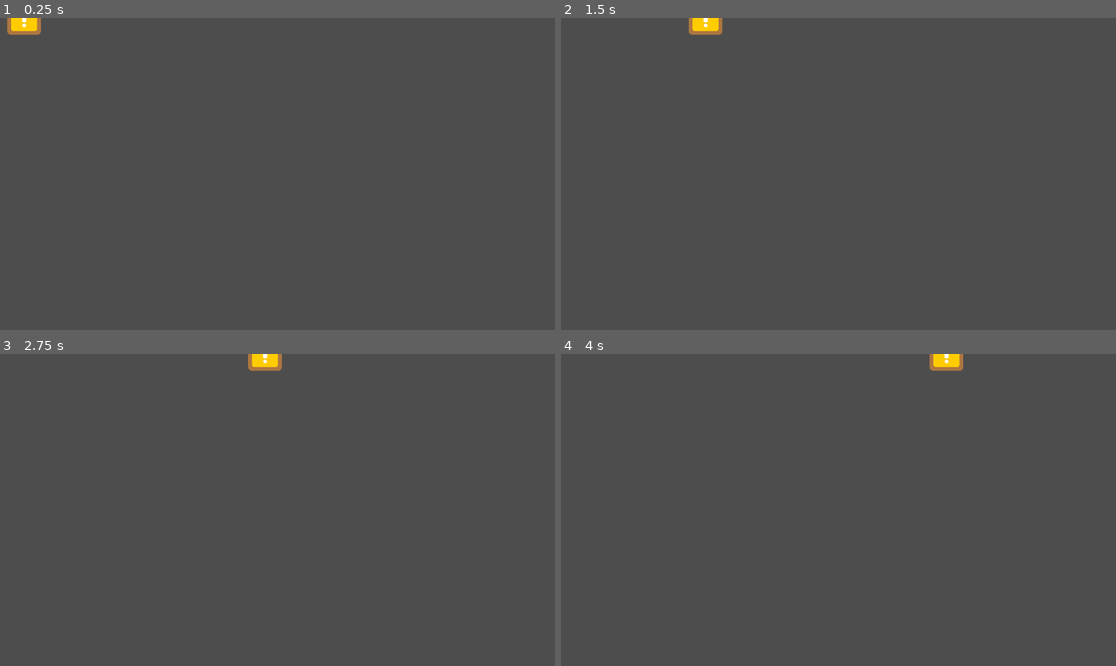
Above: before the commit, frames 1-4 (two rows, left to right).
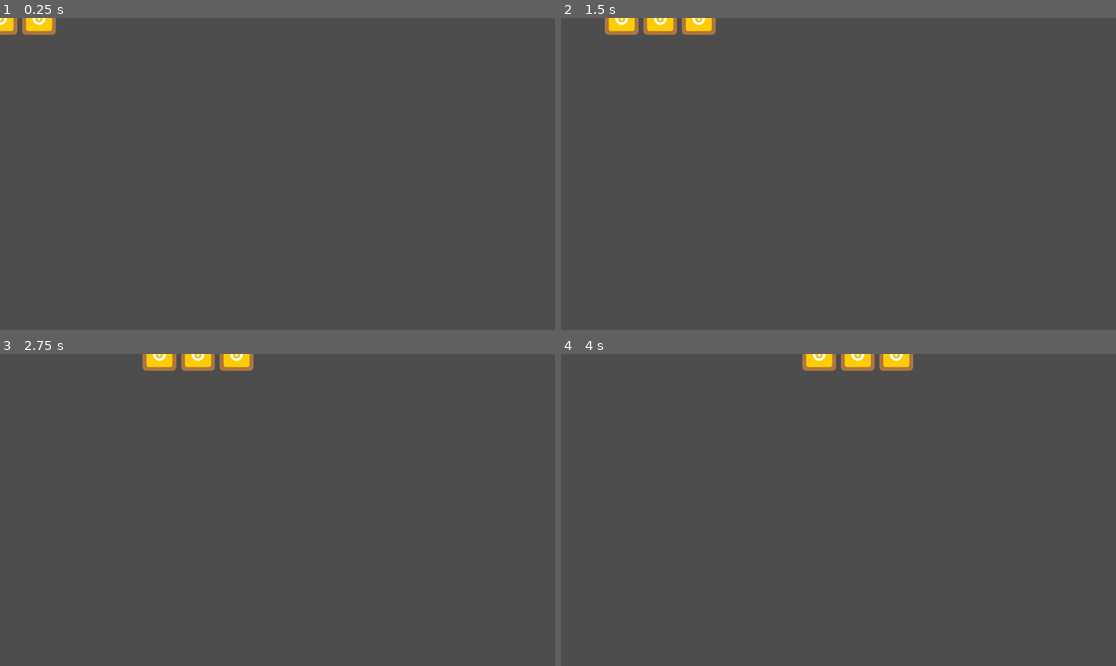
Above: after the commit, the same moments.

Repository: JanBat/GodotSandboxFun
Game: Godot game, scene res://snake.tscn
Two runs of this game, one before a commit and one after it. Both use one fixed random seed, a clock stepped at 60 frames per second and the inputs below. Before the commit the project has no main scene; this scene is started directly in both runs.
Inputs:
- Up to frame 1 (0.25 s): no input
- Up to frame 2 (1.5 s): hold Right (steer_right) 0.53-1.28 s; tap Up (keep_going_straight) at 0.6, 1.35 s; hold Left (steer_left) from 1.28 s (still down)
- Up to frame 3 (2.75 s): release Left (steer_left) at 2.03 s; hold Right (steer_right) from 2.03 s (still down); tap Up (keep_going_straight) at 2.1 s
- Up to frame 4 (4 s): tap Up (keep_going_straight) at 2.85, 3.6 s; release Right (steer_right) at 3.53 s; hold Left (steer_left) from 3.53 s (still down)

The runs differ from the first frame. In frame 1, 0.4% of the frame differs, in the area x 0-11%, y 0-6%; in frame 2, 0.9%; in frame 3, 1.2%; in frame 4, 1.3%, in the area x 43-73%, y 0-6%.

Commit message:
basic segments follow each other now

Diff:
--- /dev/null
+++ b/SnakeBodySegment.gd
@@ -0,0 +1,19 @@
+extends Sprite2D
+
+var speed
+var direction
+
+var new_direction: Vector2
+
+@export var next_segment : Sprite2D
+
+func _ready():
+	pass
+
+func _process(delta):
+	# apply movement
+	position += direction * delta
+
+
+func update_direction():
+	pass
--- a/project.godot
+++ b/project.godot
@@ -11,6 +11,7 @@
 [application]
 
 config/name="Godot Sandbox Fun"
+run/main_scene="res://snake.tscn"
 config/features=PackedStringArray("4.1", "GL Compatibility")
 config/icon="res://icon.svg"
 
--- a/snake.gd
+++ b/snake.gd
@@ -1,17 +1,30 @@
 extends Sprite2D
 
-var speed = 200
+var speed = 164
 var direction = Vector2.ZERO
 
 var new_direction: Vector2
 
+@export var next_segment : Sprite2D
+
 func _ready():
 	direction.x = speed
 	new_direction = direction
+	var next = next_segment
+
+	# recursively initialize all lower segments
+	while next:
+		next.direction = direction
+		next.speed = speed
+		next = next.next_segment
 
 func _on_move_timer_timeout():
-	direction = new_direction
-
+	var next = self
+	while next:
+		if next.next_segment:
+			next.next_segment.new_direction = next.direction
+		next.direction = next.new_direction
+		next = next.next_segment
 
 func _process(delta):
 	if Input.is_action_just_pressed("steer_right"):
@@ -22,8 +35,5 @@
 		new_direction = direction.rotated(-PI / 2)
 	if Input.is_action_just_pressed("keep_going_straight"):
 		new_direction = direction
-
 	# apply movement
-	print(direction)
-	print(new_direction)
-	position += direction *  delta
+	position += direction * delta
--- a/snake.tscn
+++ b/snake.tscn
@@ -1,17 +1,30 @@
-[gd_scene load_steps=3 format=3 uid="uid://dsjhm1josomyh"]
+[gd_scene load_steps=4 format=3 uid="uid://dsjhm1josomyh"]
 
 [ext_resource type="Script" path="res://snake.gd" id="1_8ybpu"]
-[ext_resource type="Texture2D" uid="uid://b5lyyj426mm1v" path="res://art/boxItemAlt.png" id="1_btkbk"]
+[ext_resource type="Texture2D" uid="uid://pkpvwvknjjn5" path="res://art/boxCoinAlt.png" id="3_75fxw"]
+[ext_resource type="Script" path="res://SnakeBodySegment.gd" id="4_pg5vj"]
 
-[node name="Snake" type="Sprite2D"]
-texture = ExtResource("1_btkbk")
+[node name="SnakeHead" type="Node"]
+
+[node name="SnakeHead" type="Sprite2D" parent="." node_paths=PackedStringArray("next_segment")]
+position = Vector2(40, 0)
+texture = ExtResource("3_75fxw")
 script = ExtResource("1_8ybpu")
-
-[node name="CollisionShape2D" type="CollisionShape2D" parent="."]
-
-[node name="AnimatedSprite2D" type="AnimatedSprite2D" parent="."]
+next_segment = NodePath("../SnakeBodySegment")
 
 [node name="MoveTimer" type="Timer" parent="."]
+wait_time = 0.5
 autostart = true
 
-[connection signal="timeout" from="MoveTimer" to="." method="_on_move_timer_timeout"]
+[node name="SnakeTail" type="Sprite2D" parent="."]
+position = Vector2(-120, 0)
+texture = ExtResource("3_75fxw")
+script = ExtResource("4_pg5vj")
+
+[node name="SnakeBodySegment" type="Sprite2D" parent="." node_paths=PackedStringArray("next_segment")]
+position = Vector2(-40, 0)
+texture = ExtResource("3_75fxw")
+script = ExtResource("4_pg5vj")
+next_segment = NodePath("../SnakeTail")
+
+[connection signal="timeout" from="MoveTimer" to="SnakeHead" method="_on_move_timer_timeout"]
Binary file added: art/boxCoinAlt.png
Not shown, added: art/boxCoinAlt.png.import
Binary file added: art/boxExplosive.png
Not shown, added: art/boxExplosive.png.import
